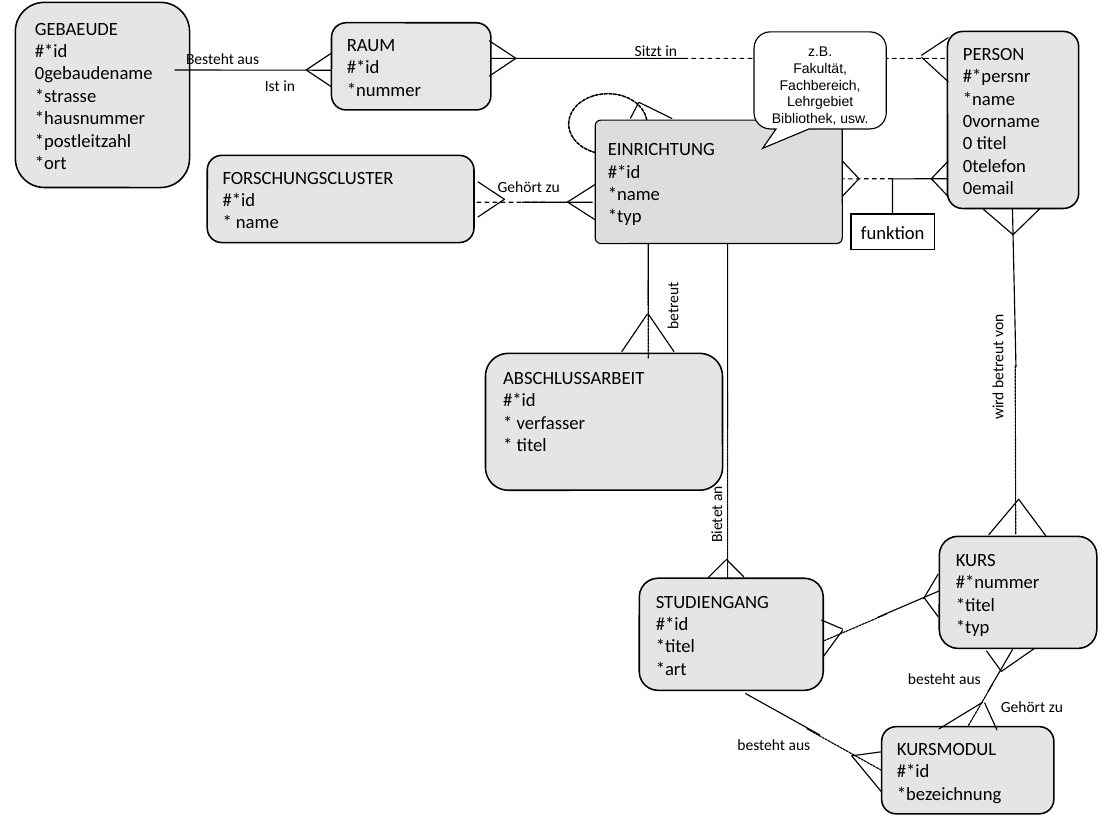
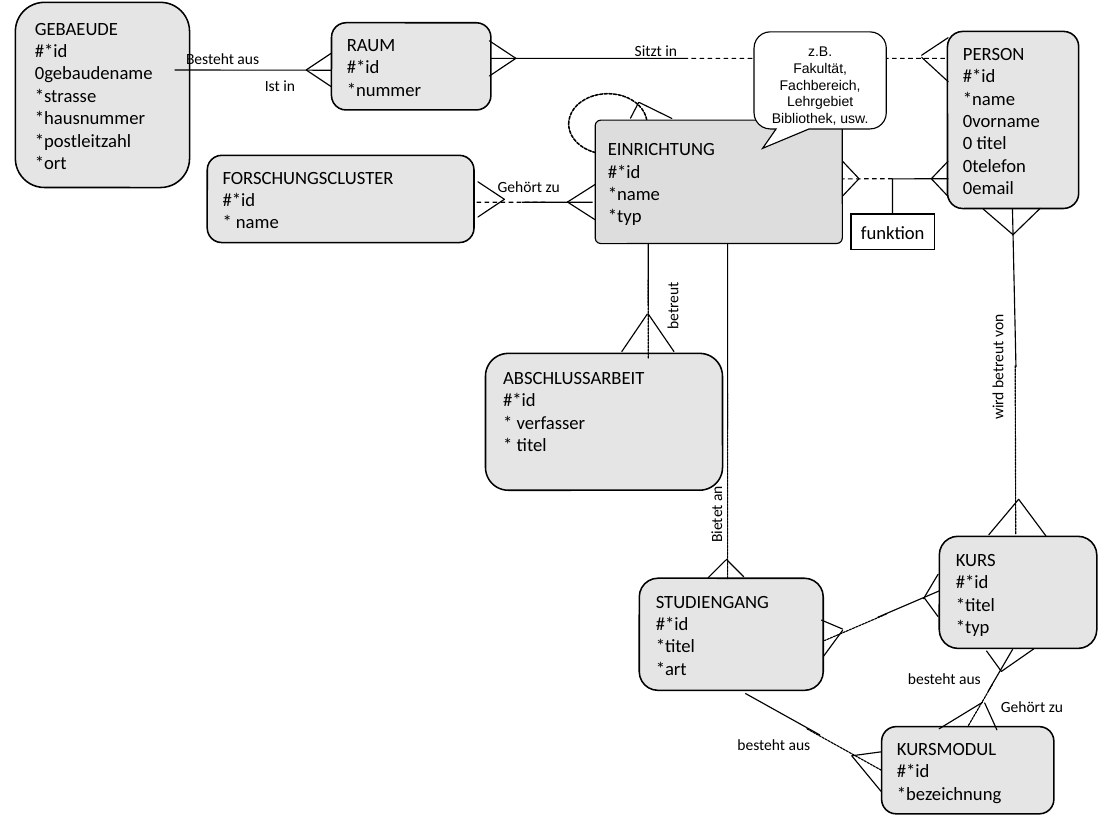
Before and after one commit to misthupper/fachpraktikum, a slide deck: slide 2 of fucms/sql/Aktuelles ER-Diagramm.ppt. Drawn at 1120x840 pixels with LibreOffice and Linux fonts; fonts in the diff are those of the drawing. Boxes give left, top, right and bottom in pixels: in the first picture for what was removed or moved away, otherwise in the second. Text is boxed around its words. In the diff, an @@ line names an element or a change of style, - is before the commit and + after.

```diff
--- a/fucms/sql/Aktuelles ER-Diagramm.ppt
+++ b/fucms/sql/Aktuelles ER-Diagramm.ppt
@@ text in freeform shape at (x1=963, y1=68, x2=996, y2=82): text changed @@
-#*persnr
+#*id
@@ text in rounded rectangle at (x1=956, y1=574, x2=989, y2=588): text changed @@
-#*nummer
+#*id
```
